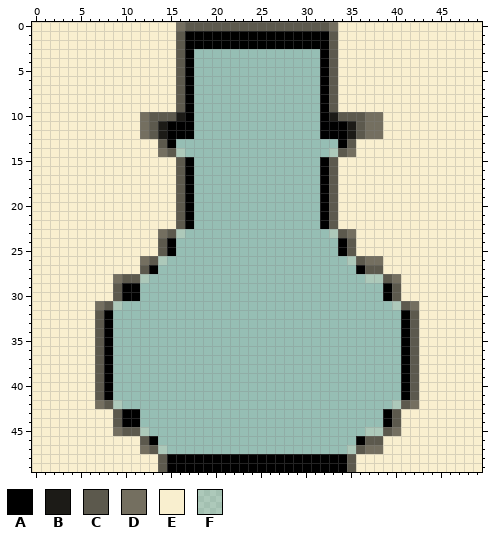
Pixel-art sprite: Assets/science.png. This is how it looked before the edit.
The file is 50x50 pixels.
Palette (. is transparent): A #000000  B #1c1b17  C #5c594d  D #746f60  E #f9efcf  F #f9efcf3a
Pixels before (only the part around the change), first column x 0:
 0 EEEEEEEEEEEEEEEEDCCCCCCCCCCCCCCCCDEEEEEEEEEEEEEEEE
 1 EEEEEEEEEEEEEEEECAAAAAAAAAAAAAAAACEEEEEEEEEEEEEEEE
 2 EEEEEEEEEEEEEEEECAAAAAAAAAAAAAAAACEEEEEEEEEEEEEEEE
 3 EEEEEEEEEEEEEEEECA..............ACEEEEEEEEEEEEEEEE
 4 EEEEEEEEEEEEEEEECA..............ACEEEEEEEEEEEEEEEE
 5 EEEEEEEEEEEEEEEECA..............ACEEEEEEEEEEEEEEEE
 6 EEEEEEEEEEEEEEEECA..............ACEEEEEEEEEEEEEEEE
 7 EEEEEEEEEEEEEEEECA..............ACEEEEEEEEEEEEEEEE
 8 EEEEEEEEEEEEEEEECA..............ACEEEEEEEEEEEEEEEE
 9 EEEEEEEEEEEEEEEECA..............ACEEEEEEEEEEEEEEEE
10 EEEEEEEEEEEEDCCCBA..............ABCCCDDEEEEEEEEEEE
11 EEEEEEEEEEEEDCBAAA..............AAABCDDEEEEEEEEEEE
12 EEEEEEEEEEEEDCBAAA..............AAABCDDEEEEEEEEEEE
13 EEEEEEEEEEEEEECA..................ACEEEEEEEEEEEEEE
14 EEEEEEEEEEEEEEDCF................FCDEEEEEEEEEEEEEE
15 EEEEEEEEEEEEEEEECA..............ACEEEEEEEEEEEEEEEE
16 EEEEEEEEEEEEEEEECA..............ACEEEEEEEEEEEEEEEE
17 EEEEEEEEEEEEEEEECA..............ACEEEEEEEEEEEEEEEE
18 EEEEEEEEEEEEEEEECA..............ACEEEEEEEEEEEEEEEE
19 EEEEEEEEEEEEEEEECA..............ACEEEEEEEEEEEEEEEE
20 EEEEEEEEEEEEEEEECA..............ACEEEEEEEEEEEEEEEE
21 EEEEEEEEEEEEEEEECA..............ACEEEEEEEEEEEEEEEE
22 EEEEEEEEEEEEEEEECA..............ACEEEEEEEEEEEEEEEE
23 EEEEEEEEEEEEEEDCF................FCDEEEEEEEEEEEEEE
24 EEEEEEEEEEEEEECA..................ACEEEEEEEEEEEEEE
25 EEEEEEEEEEEEEECA..................ACEEEEEEEEEEEEEE
26 EEEEEEEEEEEEDCF....................FCDDEEEEEEEEEEE
27 EEEEEEEEEEEECA......................ACCEEEEEEEEEEE
28 EEEEEEEEEDCCF........................FFCDEEEEEEEEE
29 EEEEEEEEECAA...........................ACEEEEEEEEE
30 EEEEEEEEECAA...........................ACEEEEEEEEE
31 EEEEEEEDCF..............................FCDEEEEEEE
32 EEEEEEECA................................ACEEEEEEE
33 EEEEEEECA................................ACEEEEEEE
34 EEEEEEECA................................ACEEEEEEE
35 EEEEEEECA................................ACEEEEEEE
36 EEEEEEECA................................ACEEEEEEE
37 EEEEEEECA................................ACEEEEEEE
38 EEEEEEECA................................ACEEEEEEE
39 EEEEEEECA................................ACEEEEEEE
40 EEEEEEECA................................ACEEEEEEE
41 EEEEEEECA................................ACEEEEEEE
42 EEEEEEEDCF..............................FCDEEEEEEE
43 EEEEEEEEECAA...........................ACEEEEEEEEE
44 EEEEEEEEECAA...........................ACEEEEEEEEE
45 EEEEEEEEEDCCF........................FFCDEEEEEEEEE
46 EEEEEEEEEEEECA......................ACCEEEEEEEEEEE
47 EEEEEEEEEEEEDCF....................FCDDEEEEEEEEEEE
48 EEEEEEEEEEEEEECAAAAAAAAAAAAAAAAAAAACEEEEEEEEEEEEEE
49 EEEEEEEEEEEEEECAAAAAAAAAAAAAAAAAAAACEEEEEEEEEEEEEE
The result:
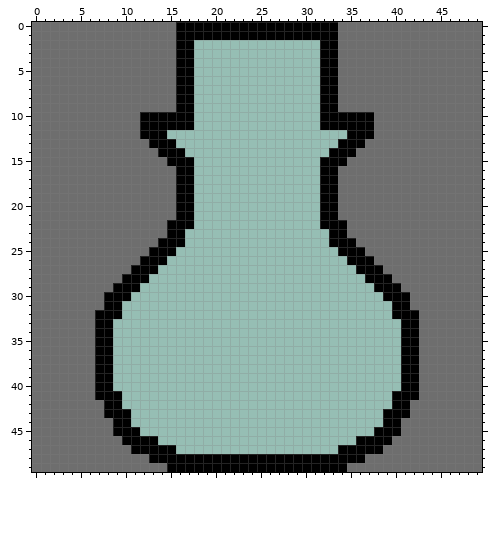
What changed:
colour E: #f9efcf -> #6e6e6e
Changed rows in their new state; - is a pixel that keeps its letter.
first column x 7:
 0 ---------AAAAAAAAAAAAAAAAAA---------
 1 ---------A----------------A---------
 2 ---------A-..............-A---------
 3 ---------A----------------A---------
 4 ---------A----------------A---------
 5 ---------A----------------A---------
 6 ---------A----------------A---------
 7 ---------A----------------A---------
 8 ---------A----------------A---------
 9 ---------A----------------A---------
10 -----AAAAA----------------AAAAAE----
11 -----AAA--------------------AAAE----
12 -----AAA...--------------...AAAE----
13 ------AA--------------------AA------
14 -------AAA----------------AAA-------
15 --------AA----------------AA--------
16 ---------A----------------A---------
17 ---------A----------------A---------
18 ---------A----------------A---------
19 ---------A----------------A---------
20 ---------A----------------A---------
21 ---------A----------------A---------
22 --------AA----------------AA--------
23 -------EAA----------------AAE-------
24 -------A-A----------------A-A-------
25 ------AA--------------------AA------
26 -----AAA--------------------AAAE----
27 ----AA------------------------AA----
28 --EAAA------------------------AAAE--
29 --A----------------------------A-A--
30 -AA-.----------------------------AA-
31 EAA------------------------------AAE
32 A-A------------------------------A-A
33 A----------------------------------A
34 A----------------------------------A
35 A----------------------------------A
36 A----------------------------------A
37 A----------------------------------A
38 A----------------------------------A
39 A----------------------------------A
40 A----------------------------------A
41 A-A------------------------------A-A
42 EAA------------------------------AAE
43 -AA-.----------------------------AA-
44 --A-.----------------------------A--
45 --AAA.------------------------.AAA--
46 ---AAA------------------------AAA---
47 ----AAAAA------------------AAAAA----
48 ------AA--------------------AA------
49 -------E--------------------E-------
Boxes around the changes in both pictures, in picture pixels (x1, y1, x2, y2):
changed: (32, 22, 482, 472)
